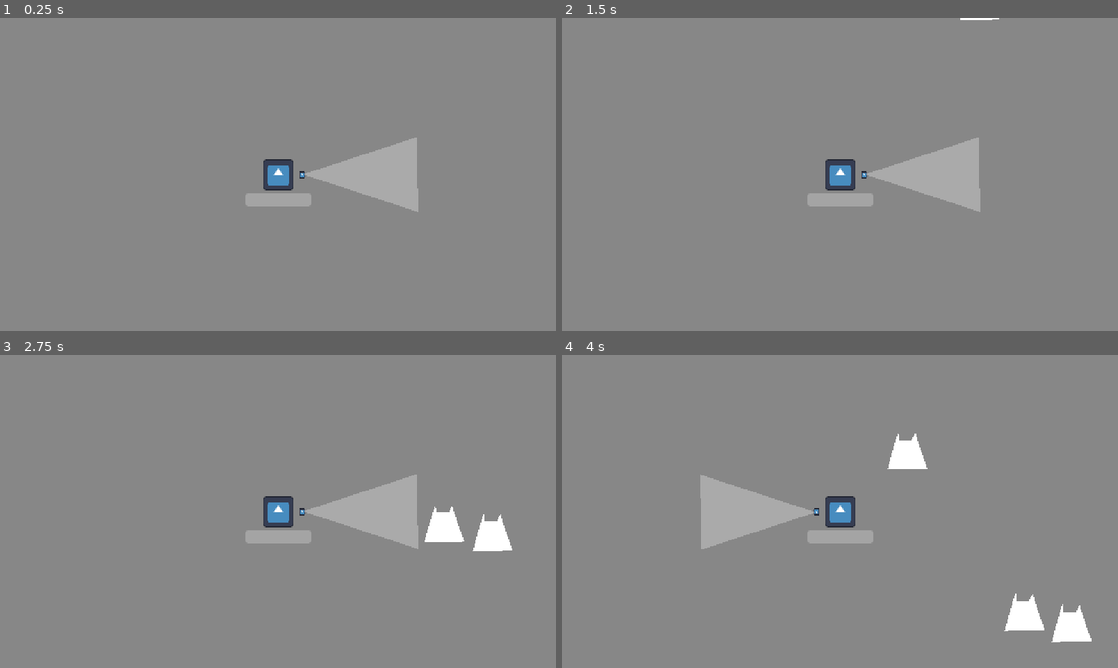
Above: before the commit, frames 1-4 (two rows, left to right).
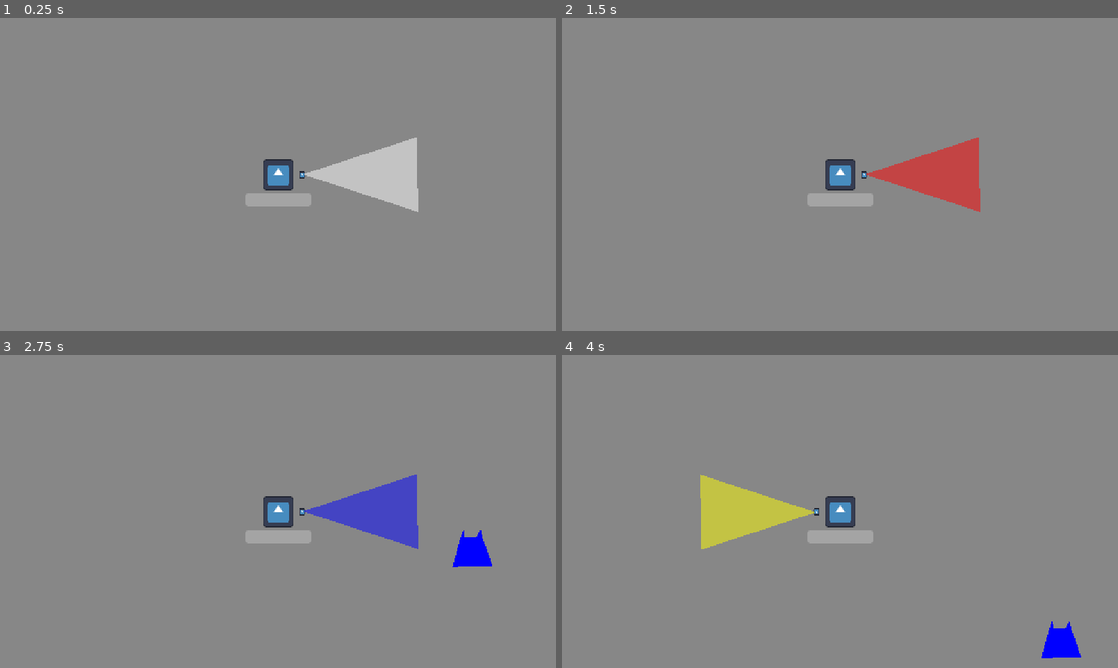
Above: after the commit, the same moments.

Repository: Team-Pufferfish/chromatic-survivors
Game: Godot game, scene res://Scenes/Game.tscn
Same seed, same stepped clock (60 frames per second), same inputs: the game is played once before the commit and once after it. The engine's default icon, where the game draws it, is replaced by a stand-in: a white triangle on a blue panel in a dark square.
Inputs:
- Up to frame 1 (0.25 s): no input
- Up to frame 2 (1.5 s): tap Enter at 0.5 s; hold D (p1_right) 0.53-1.28 s; tap T (p1_color_blue, bound only after the commit) at 0.6 s; tap R (p1_color_red, bound only after the commit) at 0.8, 1.35 s; hold S (p1_down) from 1.28 s (still down)
- Up to frame 3 (2.75 s): tap Y (p1_color_yellow, bound only after the commit) at 1.55, 2.1 s; tap Space at 2 s; release S (p1_down) at 2.03 s; hold D (p1_right) from 2.03 s (still down); tap T (p1_color_blue, bound only after the commit) at 2.3 s
- Up to frame 4 (4 s): release D (p1_right) at 2.78 s; hold W (p1_up) 2.78-3.53 s; tap Down (p1_aim_down) at 2.85 s; tap R (p1_color_red, bound only after the commit) at 3.05 s; hold A (p1_left) from 3.53 s (still down); tap Left (p1_aim_left) at 3.6 s; tap Y (p1_color_yellow, bound only after the commit) at 3.8 s

The runs differ from the first frame. In frame 1, 2.5% of the frame differs, in the area x 54-76%, y 38-62%; in frame 2, 2.5%; in frame 3, 4.0%; in frame 4, 4.5%, in the area x 24-96%, y 25-97%.

Commit message:
Enemy damage and wave manager.

Diff:
--- /dev/null
+++ b/chromatic-survivors/Scenes/ColourTheory101.tscn
@@ -0,0 +1,21 @@
+[gd_scene format=3 uid="uid://buuith51diln3"]
+
+[node name="Node2D" type="Node2D"]
+
+[node name="Polygon2D" type="Polygon2D" parent="."]
+position = Vector2(1973, 1381)
+scale = Vector2(0.465145, 0.429912)
+color = Color(0, 0.0156863, 1, 0.505882)
+polygon = PackedVector2Array(2114, 539, 2712, 805, 2154, 1483, 1564, 1145, 1890, 619)
+
+[node name="Polygon2D3" type="Polygon2D" parent="."]
+position = Vector2(2086.56, 1191.46)
+scale = Vector2(0.507904, 0.596545)
+color = Color(1, 0.917647, 0.0313726, 0.505882)
+polygon = PackedVector2Array(2114, 539, 2712, 805, 2154, 1483, 1564, 1145, 1890, 619)
+
+[node name="Polygon2D2" type="Polygon2D" parent="."]
+position = Vector2(1702, 841)
+scale = Vector2(0.830514, 0.841675)
+color = Color(1, 0.0627451, 0.0666667, 0.494118)
+polygon = PackedVector2Array(2114, 539, 2712, 805, 2154, 1483, 1564, 1145, 1890, 619)
--- a/chromatic-survivors/Scenes/Game.tscn
+++ b/chromatic-survivors/Scenes/Game.tscn
@@ -1,8 +1,9 @@
-[gd_scene load_steps=4 format=3 uid="uid://cghqp7uq7cafd"]
+[gd_scene load_steps=5 format=3 uid="uid://cghqp7uq7cafd"]
 
 [ext_resource type="PackedScene" uid="uid://ch76b74jwc7xw" path="res://Scenes/Player.tscn" id="1_iukft"]
 [ext_resource type="PackedScene" uid="uid://blo4tyvs8qm1g" path="res://Scenes/enemy.tscn" id="2_gl6un"]
 [ext_resource type="Script" uid="uid://dti232jsdohcf" path="res://Scripts/EnemyManager.gd" id="3_j5yw3"]
+[ext_resource type="Script" uid="uid://h1j801usuh4c" path="res://Scenes/WaveManager.gd" id="4_kldst"]
 
 [node name="Game" type="Node2D"]
 
@@ -23,3 +24,7 @@
 script = ExtResource("3_j5yw3")
 enemy_scene = ExtResource("2_gl6un")
 player_path = NodePath("../Player")
+
+[node name="WaveManager" type="Node" parent="."]
+script = ExtResource("4_kldst")
+enemy_spawner_path = NodePath("../EnemyManager")
--- a/chromatic-survivors/Scenes/Player.tscn
+++ b/chromatic-survivors/Scenes/Player.tscn
@@ -35,12 +35,14 @@
 texture = ExtResource("2_gntrk")
 
 [node name="LineCone" type="Area2D" parent="LightRotate"]
+collision_layer = 0
+collision_mask = 2
 
 [node name="Polygon2D" type="CollisionPolygon2D" parent="LightRotate/LineCone"]
 position = Vector2(40, 0)
 polygon = PackedVector2Array(11, -1, 247, -78, 250, 77)
 
-[node name="Polygon2D2" type="Polygon2D" parent="LightRotate/LineCone"]
+[node name="LightColor" type="Polygon2D" parent="LightRotate/LineCone"]
 position = Vector2(40, 0)
 color = Color(1, 1, 1, 0.286275)
 polygon = PackedVector2Array(11, -1, 247, -78, 250, 77)
--- /dev/null
+++ b/chromatic-survivors/Scenes/WaveManager.gd
@@ -0,0 +1,73 @@
+extends Node
+
+@export var enemy_spawner_path: NodePath
+@export var wave_interval: float = 30.0  # Seconds between waves
+
+var current_wave_index := 0
+var wave_timer := 0.0
+var enemy_spawner  # Reference to your existing spawner node
+var waves = []  # Populated in _ready or externally
+
+func _ready():
+	enemy_spawner = get_node(enemy_spawner_path)
+	setup_waves()
+
+func _process(delta):
+	wave_timer += delta
+	if wave_timer >= wave_interval:
+		wave_timer = 0.0
+		advance_wave()
+
+func setup_waves():
+	waves = [
+		{
+			"spawn_rate": 2.0,
+			"max_enemies": 20,
+			"enemies": [
+				{ "red": 0, "yellow": 0, "blue": 10, "speed": 60, "chance": 1.0 },
+			]
+		},
+		{
+			"spawn_rate": 1.5,
+			"max_enemies": 40,
+			"enemies": [
+				{ "red": 20, "yellow": 0, "blue": 0, "speed": 100, "chance": 0.7 },
+				{ "red": 0,  "yellow": 30, "blue": 0, "speed": 70, "chance": 0.3 },
+			]
+		},
+		{
+			"spawn_rate": 1.0,
+			"max_enemies": 75,
+			"enemies": [
+				{ "red": 20, "yellow": 0, "blue": 20, "speed": 80, "chance": 0.5 },
+				{ "red": 0,  "yellow": 30, "blue": 10, "speed": 60, "chance": 0.5 },
+			]
+		},
+				{
+			"spawn_rate": 0.25,
+			"max_enemies": 100,
+			"enemies": [
+				{ "red": 50,  "yellow": 0, "blue": 0, "speed": 100, "chance": 0.1 },
+				{ "red": 0,  "yellow": 75, "blue": 0, "speed": 75, "chance": 0.1 },
+				{ "red": 0,  "yellow": 0, "blue": 50, "speed": 50, "chance": 0.1 },
+				{ "red": 50,  "yellow": 75, "blue": 0, "speed": 100, "chance": 0.2 },
+				{ "red": 50,  "yellow": 0, "blue": 50, "speed": 65, "chance": 0.2 },
+				{ "red": 0,  "yellow": 75, "blue": 50, "speed": 75, "chance": 0.2 },
+			]
+		},
+	]
+
+	advance_wave()
+
+func advance_wave():
+	print("ADVANCING WAVE")
+	if current_wave_index >= waves.size():
+		print("All waves completed")
+		return
+
+	var wave = waves[current_wave_index]
+	current_wave_index += 1
+
+	enemy_spawner.set_wave_config(wave.enemies)
+	enemy_spawner.spawn_rate = wave.spawn_rate
+	enemy_spawner.max_enemies = wave.max_enemies
--- a/chromatic-survivors/Scenes/enemy.tscn
+++ b/chromatic-survivors/Scenes/enemy.tscn
@@ -6,8 +6,8 @@
 radius = 32.0
 
 [node name="Enemy" type="CharacterBody2D"]
-collision_layer = 3
-collision_mask = 3
+collision_layer = 2
+collision_mask = 2
 script = ExtResource("1_hghv2")
 
 [node name="Polygon2D" type="Polygon2D" parent="."]
--- a/chromatic-survivors/Scripts/Enemy.gd
+++ b/chromatic-survivors/Scripts/Enemy.gd
@@ -1,4 +1,6 @@
 extends CharacterBody2D
+
+enum LightColour {RED, BLUE, YELLOW}
 
 @onready var player = get_node("/root/Game/Player")
 
@@ -16,17 +18,45 @@
 @export var MAX_YELLOW : int
 @export var CURRENT_YELLOW : int
 
-
 func _physics_process(_delta: float) -> void:
 	var player_direction = global_position.direction_to(player.global_position)
 	velocity = player_direction * speed
 
 	move_and_slide()
 
+func deal_damage(colour: LightColour, amount: int) -> void:
+	match colour:
+		LightColour.RED:
+			CURRENT_RED = max(CURRENT_RED - amount, 0)
+		LightColour.BLUE:
+			CURRENT_BLUE = max(CURRENT_BLUE - amount, 0)
+		LightColour.YELLOW:
+			CURRENT_YELLOW = max(CURRENT_YELLOW - amount, 0)
+
+	# Check if enemy is dead
+	if CURRENT_RED <= 0 and CURRENT_BLUE <= 0 and CURRENT_YELLOW <= 0:
+		queue_free()
+
 func _process(_delta: float) -> void:
-	if MAX_BLUE > 0:
-		$Polygon2D.color.b = CURRENT_BLUE/MAX_BLUE
-	if MAX_YELLOW > 0:
-		$Polygon2D.color.g = CURRENT_YELLOW/MAX_YELLOW
-	if MAX_RED > 0:
-		$Polygon2D.color.r = CURRENT_RED/MAX_RED
+	$Polygon2D.color = get_color_from_stats()
+
+func get_color_from_stats() -> Color:
+	var has_red = MAX_RED > 0
+	var has_blue = MAX_BLUE > 0
+	var has_yellow = MAX_YELLOW > 0
+
+	if has_red and has_blue and has_yellow:
+		return Color.SADDLE_BROWN
+	if has_red and has_blue:
+		return Color.WEB_PURPLE
+	if has_red and has_yellow:
+		return Color.ORANGE
+	if has_yellow and has_blue:
+		return Color.GREEN
+	if has_red:
+		return Color.RED
+	if has_blue:
+		return Color.BLUE
+	if has_yellow:
+		return Color.YELLOW
+	return Color.WHITE
--- a/chromatic-survivors/Scripts/EnemyManager.gd
+++ b/chromatic-survivors/Scripts/EnemyManager.gd
@@ -12,6 +12,10 @@
 var spawn_timer := 0.0
 var reposition_timer := 0.0
 var player: Node2D
+var current_wave_config = []
+
+func set_wave_config(config):
+	current_wave_config = config
 
 func _ready():
 	player = get_node(player_path)
@@ -41,23 +45,39 @@
 	var half_size := rect.size / 2.0
 	return half_size.length()  # just outside screen corners
 
-# Function to spawn an enemy if we are under the max count
 func spawn_enemy_if_possible():
 	var current_spawn_radius = get_spawn_radius()
-
-	# 1. Spawn new enemy if under max
 	var current_enemies = get_tree().get_nodes_in_group("Enemies").size()
 	if current_enemies >= max_enemies:
 		return
 
+	var enemy_data = choose_enemy_config()
+	if enemy_data == null:
+		return
+
 	var enemy_instance = enemy_scene.instantiate()
-	var spawn_position = get_random_point_on_circle(player.global_position, current_spawn_radius)
-	enemy_instance.global_position = spawn_position
+	enemy_instance.global_position = get_weighted_random_point_on_circle(player.global_position, current_spawn_radius)
+
+	# Apply the wave config
+	enemy_instance.speed = enemy_data.speed
+	enemy_instance.MAX_RED = enemy_data.red
+	enemy_instance.CURRENT_RED = enemy_data.red
+	enemy_instance.MAX_BLUE = enemy_data.blue
+	enemy_instance.CURRENT_BLUE = enemy_data.blue
+	enemy_instance.MAX_YELLOW = enemy_data.yellow
+	enemy_instance.CURRENT_YELLOW = enemy_data.yellow
 
 	get_tree().current_scene.add_child(enemy_instance)
-	print("new enemy")
-	print(current_spawn_radius)
 	enemy_instance.add_to_group("Enemies")
+
+func choose_enemy_config():
+	var r = randf()
+	var accum = 0.0
+	for config in current_wave_config:
+		accum += config.chance
+		if r <= accum:
+			return config
+	return current_wave_config.back()  # fallback
 
 # Function to check and reposition far enemies
 func reposition_far_enemies():
@@ -69,7 +89,7 @@
 		if enemy.global_position.distance_to(player.global_position) > reposition_radius:
 			var new_pos = get_weighted_random_point_on_circle(player.global_position, current_spawn_radius)
 			enemy.global_position = new_pos
-			print("moved enemy")
+			#print("moved enemy")
 
 # Function to get a random point on a circle around the player
 func get_random_point_on_circle(center: Vector2, radius: float) -> Vector2:
--- a/chromatic-survivors/Scripts/Player.gd
+++ b/chromatic-survivors/Scripts/Player.gd
@@ -1,4 +1,6 @@
 extends CharacterBody2D
+
+enum LightColour {RED, BLUE, YELLOW}
 
 @export var speed : int = 300
 @export var brake : int = 15
@@ -7,6 +9,12 @@
 var CURRENT_HEALTH = 100.0;
 var last_aim = Vector2.RIGHT
 var damage_rate = 2.0;
+
+var light_damage_interval := 0.25  # seconds between hits
+var light_damage_timer := 0.0
+var light_damage_amount = 2;
+
+var light_colour = LightColour.RED
 
 signal player_is_dead
 
@@ -25,6 +33,18 @@
 
 	light_rotate.rotation = last_aim.angle()
 
+	if(Input.is_action_just_released("p1_color_blue")):
+		light_colour = LightColour.BLUE
+		$LightRotate/LineCone/LightColor.color = Color.BLUE
+
+	if(Input.is_action_just_released("p1_color_red")):
+		light_colour = LightColour.RED
+		$LightRotate/LineCone/LightColor.color = Color.RED
+	if(Input.is_action_just_released("p1_color_yellow")):
+		light_colour = LightColour.YELLOW
+		$LightRotate/LineCone/LightColor.color = Color.YELLOW
+	$LightRotate/LineCone/LightColor.color.a = 0.5
+
 	velocity = direction * speed;
 
 	move_and_slide()
@@ -36,8 +56,14 @@
 
 	if CURRENT_HEALTH <= 0:
 		emit_signal("player_is_dead")
-		print("player is dead")
 
+	# Update damage timer
+	light_damage_timer += delta
+	if light_damage_timer >= light_damage_interval:
+		light_damage_timer = 0.0
+		apply_light_cone_damage()
+
+func apply_light_cone_damage() -> void:
 	var enemies_in_light_cone = $LightRotate/LineCone.get_overlapping_bodies()
-	if enemies_in_light_cone.size() > 0:
-		print(enemies_in_light_cone.size())
+	for enemy in enemies_in_light_cone:
+		enemy.deal_damage(light_colour, light_damage_amount)  # Example damage amount
--- a/chromatic-survivors/project.godot
+++ b/chromatic-survivors/project.godot
@@ -65,6 +65,24 @@
 "events": [Object(InputEventKey,"resource_local_to_scene":false,"resource_name":"","device":-1,"window_id":0,"alt_press …(195 unchanged characters)…
 ]
 }
+p1_color_red={
+"deadzone": 0.2,
+"events": [Object(InputEventKey,"resource_local_to_scene":false,"resource_name":"","device":-1,"window_id":0,"alt_pressed":false,"shift_pressed":false,"ctrl_pressed":false,"meta_pressed":false,"pressed":false,"keycode":0,"physical_keycode":82,"key_label":0,"unicode":114,"location":0,"echo":false,"script":null)
+, Object(InputEventJoypadButton,"resource_local_to_scene":false,"resource_name":"","device":-1,"button_index":1,"pressure":0.0,"pressed":false,"script":null)
+]
+}
+p1_color_blue={
+"deadzone": 0.2,
+"events": [Object(InputEventKey,"resource_local_to_scene":false,"resource_name":"","device":-1,"window_id":0,"alt_pressed":false,"shift_pressed":false,"ctrl_pressed":false,"meta_pressed":false,"pressed":false,"keycode":0,"physical_keycode":84,"key_label":0,"unicode":116,"location":0,"echo":false,"script":null)
+, Object(InputEventJoypadButton,"resource_local_to_scene":false,"resource_name":"","device":-1,"button_index":2,"pressure":0.0,"pressed":false,"script":null)
+]
+}
+p1_color_yellow={
+"deadzone": 0.2,
+"events": [Object(InputEventKey,"resource_local_to_scene":false,"resource_name":"","device":-1,"window_id":0,"alt_pressed":false,"shift_pressed":false,"ctrl_pressed":false,"meta_pressed":false,"pressed":false,"keycode":0,"physical_keycode":89,"key_label":0,"unicode":121,"location":0,"echo":false,"script":null)
+, Object(InputEventJoypadButton,"resource_local_to_scene":false,"resource_name":"","device":-1,"button_index":3,"pressure":0.0,"pressed":false,"script":null)
+]
+}
 
 [layer_names]
 
Not shown, added: chromatic-survivors/Scenes/WaveManager.gd.uid
